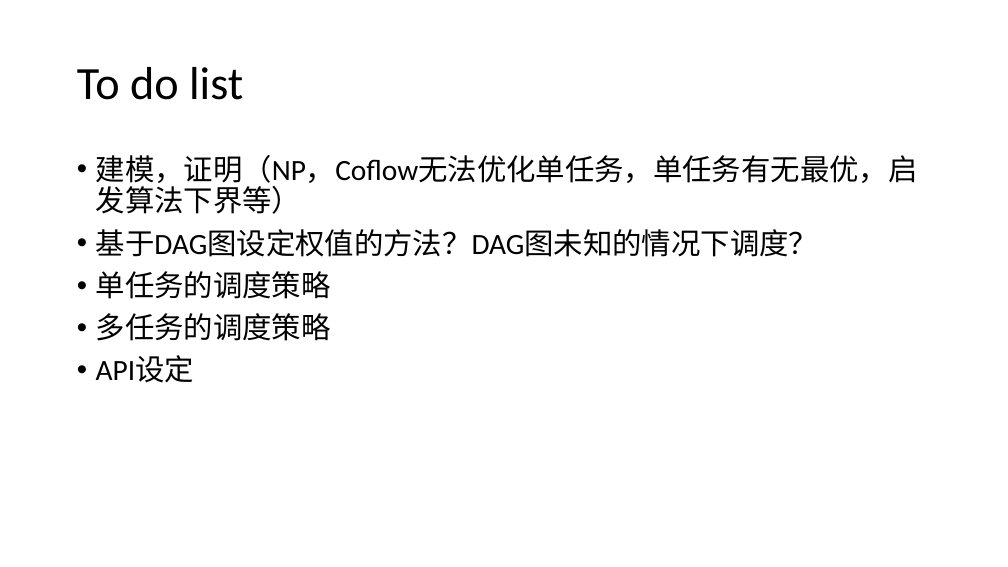
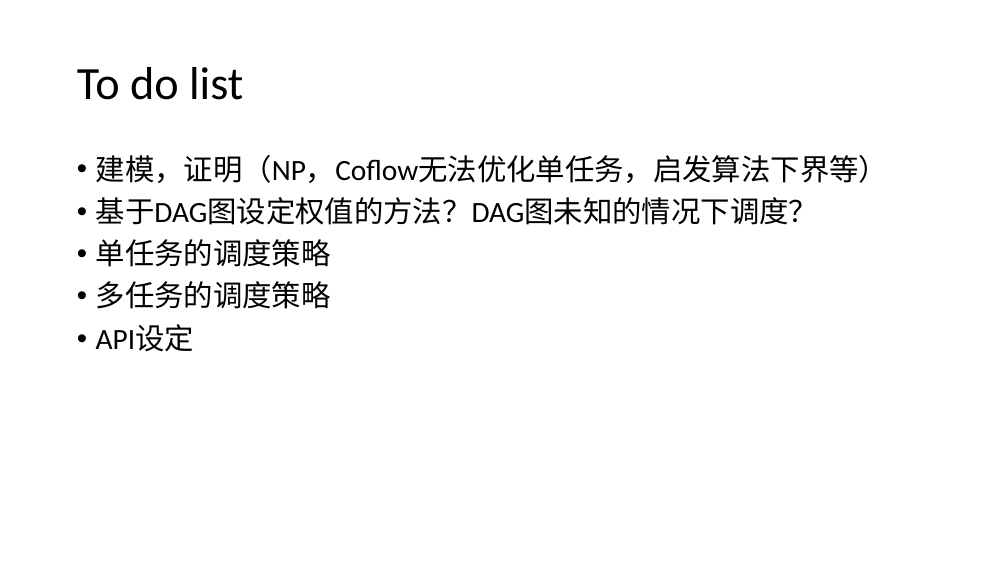
Before and after one commit to fhowen/metaflow, a slide deck: slide 8 of document/microflow.pptx. Drawn at 1008x567 pixels with LibreOffice and Linux fonts; fonts in the diff are those of the drawing. Boxes give left, top, right and bottom in pixels: in the first picture for what was removed or moved away, otherwise in the second. Text is boxed around its words. In the diff, an @@ line names an element or a change of style, - is before the commit and + after.

```diff
--- a/document/microflow.pptx
+++ b/document/microflow.pptx
@@ text at [96, 155, 888, 183]: text changed @@
-• 建模，证明（NP，Coflow无法优化单任务，单任务有无最优，启发算法下界等）
+• 建模，证明（NP，Coflow无法优化单任务，启发算法下界等）
```
Also in this commit, not shown: 2 other slides changed, 1 slide added, 1 slide removed, 5 other files.
